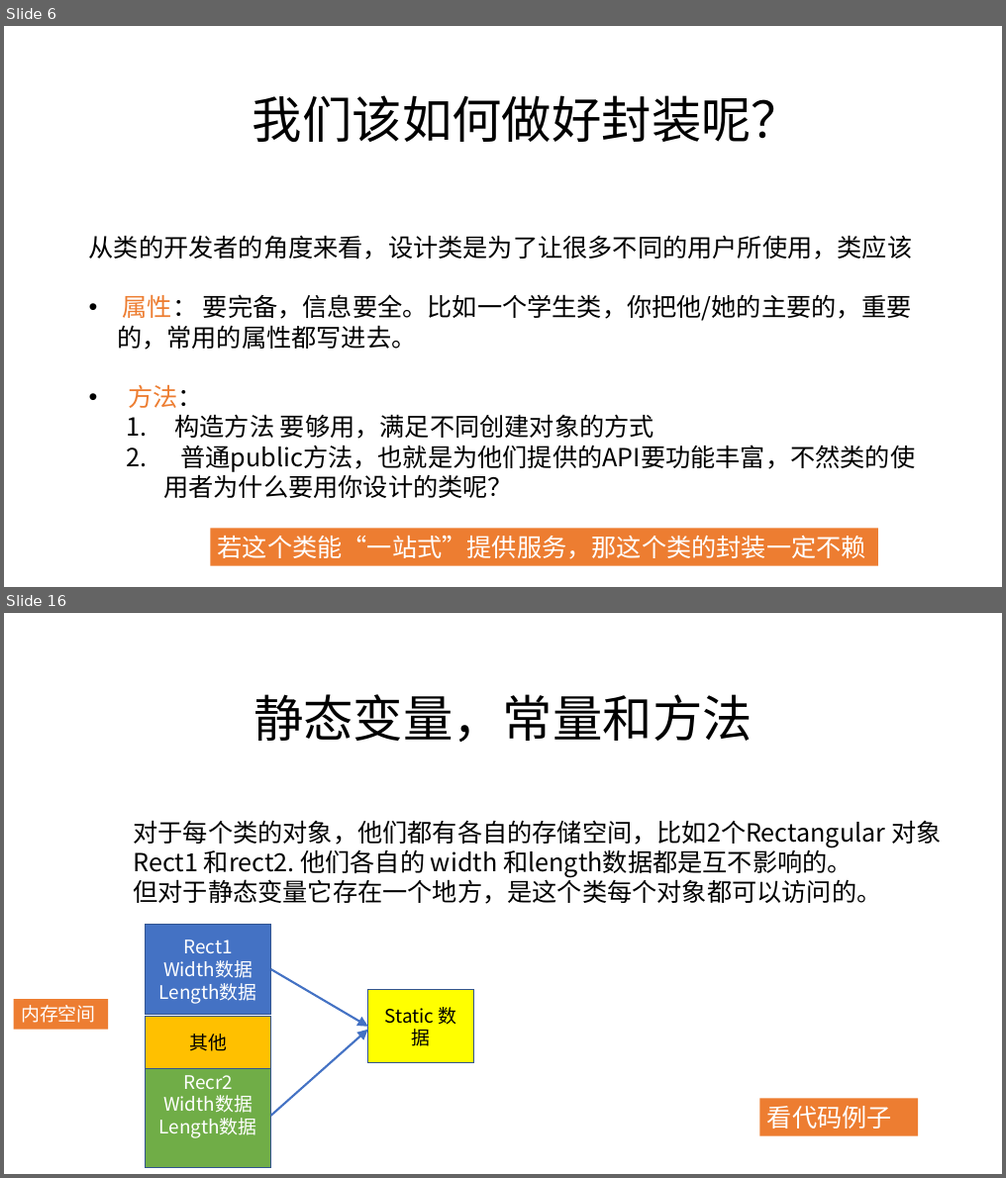
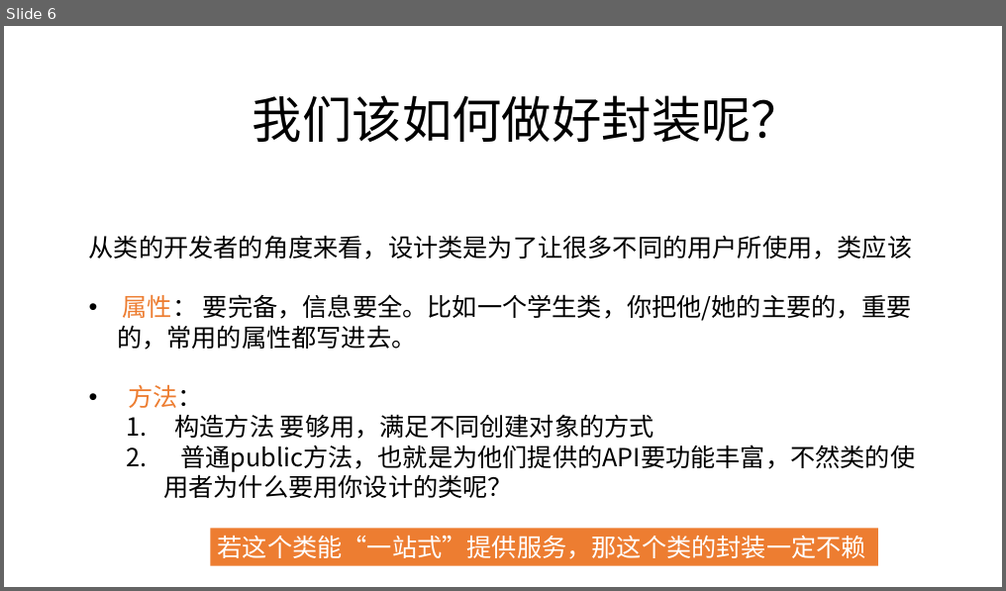
Before and after one commit to zjyesir/hmc_java_1, a slide deck: ppt/10. 对象的思考.pptx. Shown one above the other, each under a label of ours: slides 6 and 16 before the commit, slide 6 after it; the slides between them are not shown. The pictures are 1006x1178 and 1006x591 pixels, drawn with LibreOffice and Linux fonts; fonts in the diff are those of the drawing; background and template pictures are left out. Boxes give left, top, right and bottom in pixels: in the first picture for what was removed or moved away, otherwise in the second. Text is boxed around its words. In the diff, an @@ line names an element or a change of style, - is before the commit and + after.

```diff
--- a/ppt/10. 对象的思考.pptx
+++ b/ppt/10. 对象的思考.pptx
@@ slide 16 removed at <box>4,613,1002,1174</box>, background picture (left out) @@
@@ text removed at <box>253,694,752,742</box> @@
-静态变量，常量和方法
@@ text removed at <box>133,820,941,904</box> @@
-对于每个类的对象，他们都有各自的存储空间，比如2个Rectangular 对象
-Rect1 和rect2. 他们各自的 width 和length数据都是互不影响的。
-但对于静态变量它存在一个地方，是这个类每个对象都可以访问的。
@@ rectangle removed at <box>146,925,271,1014</box> @@
-Rect1
-Width数据
-Length数据
@@ arrow removed from (271, 969) to (368, 1027) @@
@@ rectangle removed at <box>368,990,474,1063</box> @@
-Static 数据
@@ rectangle removed at <box>14,999,108,1029</box> @@
-内存空间
@@ rectangle removed at <box>146,1017,271,1069</box> @@
-其他
@@ arrow removed from (271, 1116) to (368, 1030) @@
@@ rectangle removed at <box>146,1063,271,1168</box> @@
-Recr2
-Width数据
-Length数据
@@ rectangle removed at <box>760,1099,918,1137</box> @@
-看代码例子
```
Also in this commit, not shown: 3 slides changed, 8 slides added, 21 other slides removed, 5 other files.
